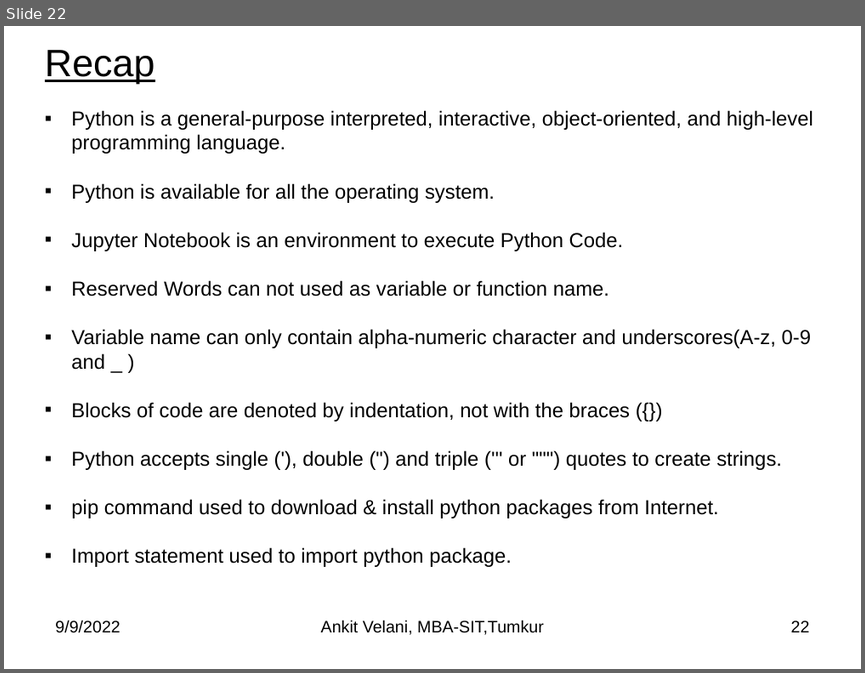
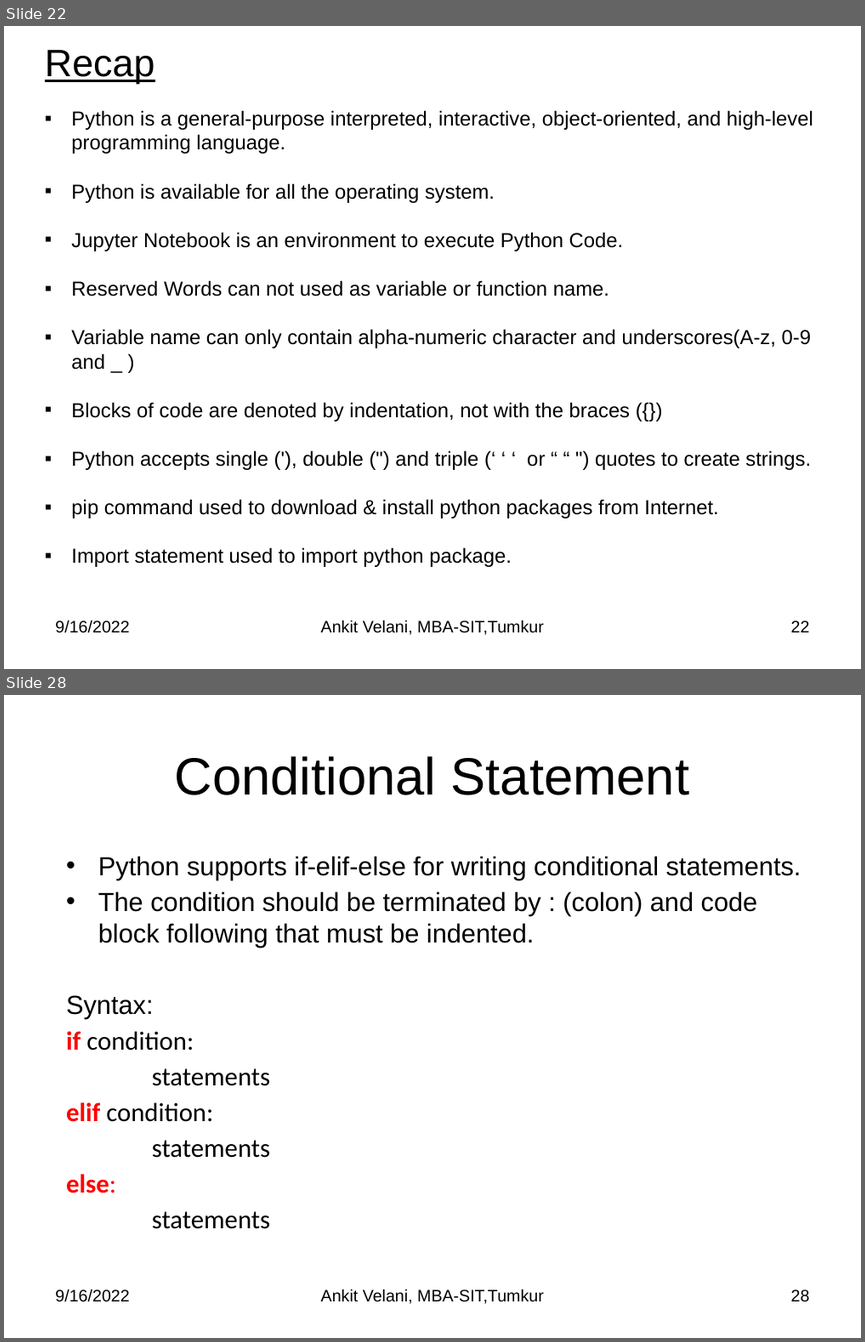
Before and after one commit to sitmbadept/sitmbadept.github.io, a slide deck: BDTM/Python/Unit-4-Python-Programming.pptx. Shown one above the other, each under a label of ours: slide 22 before the commit, slides 22 and 28 after it; the slides between them are not shown. The pictures are 865x673 and 865x1342 pixels, drawn with LibreOffice and Linux fonts; fonts in the diff are those of the drawing. Boxes give left, top, right and bottom in pixels: in the first picture for what was removed or moved away, otherwise in the second. Text is boxed around its words. In the diff, an @@ line names an element or a change of style, - is before the commit and + after.

```diff
--- a/BDTM/Python/Unit-4-Python-Programming.pptx
+++ b/BDTM/Python/Unit-4-Python-Programming.pptx
@@ slide 28 added at (4, 695, 861, 1338), background #FFFFFF @@
@@ title added at (175, 756, 689, 795), 44 pt, text #000000 @@
+Conditional Statement
@@ text added at (66, 856, 801, 1229), 22 pt, text #000000 @@
+• Python supports if-elif-else for writing conditional statements.
+• The condition should be terminated by : (colon) and code block following that must be indented.
+Syntax:
+if condition:
+statements
+elif condition:
+statements
+else:
+statements
@@ text added at (55, 1288, 129, 1302), 14 pt, text #000000 @@
+9/16/2022
@@ text added at (321, 1288, 544, 1304), 14 pt, text #000000 @@
+Ankit Velani, MBA-SIT,Tumkur
@@ page number added at (791, 1289, 810, 1302), 14 pt, text #000000 @@
+28
@@ slide 22 changed as well @@
@@ text at (71, 450, 811, 470): text changed @@
-▪ Python accepts single ('), double (") and triple (''' or """) quotes to create strings.
+▪ Python accepts single ('), double (") and triple (‘ ‘ ‘ or “ “ ") quotes to create strings.
@@ text at (55, 619, 129, 633): text changed @@
-9/9/2022
+9/16/2022
```
Also in this commit, not shown: 20 other slides changed, 41 other slides added, 1 other file.
